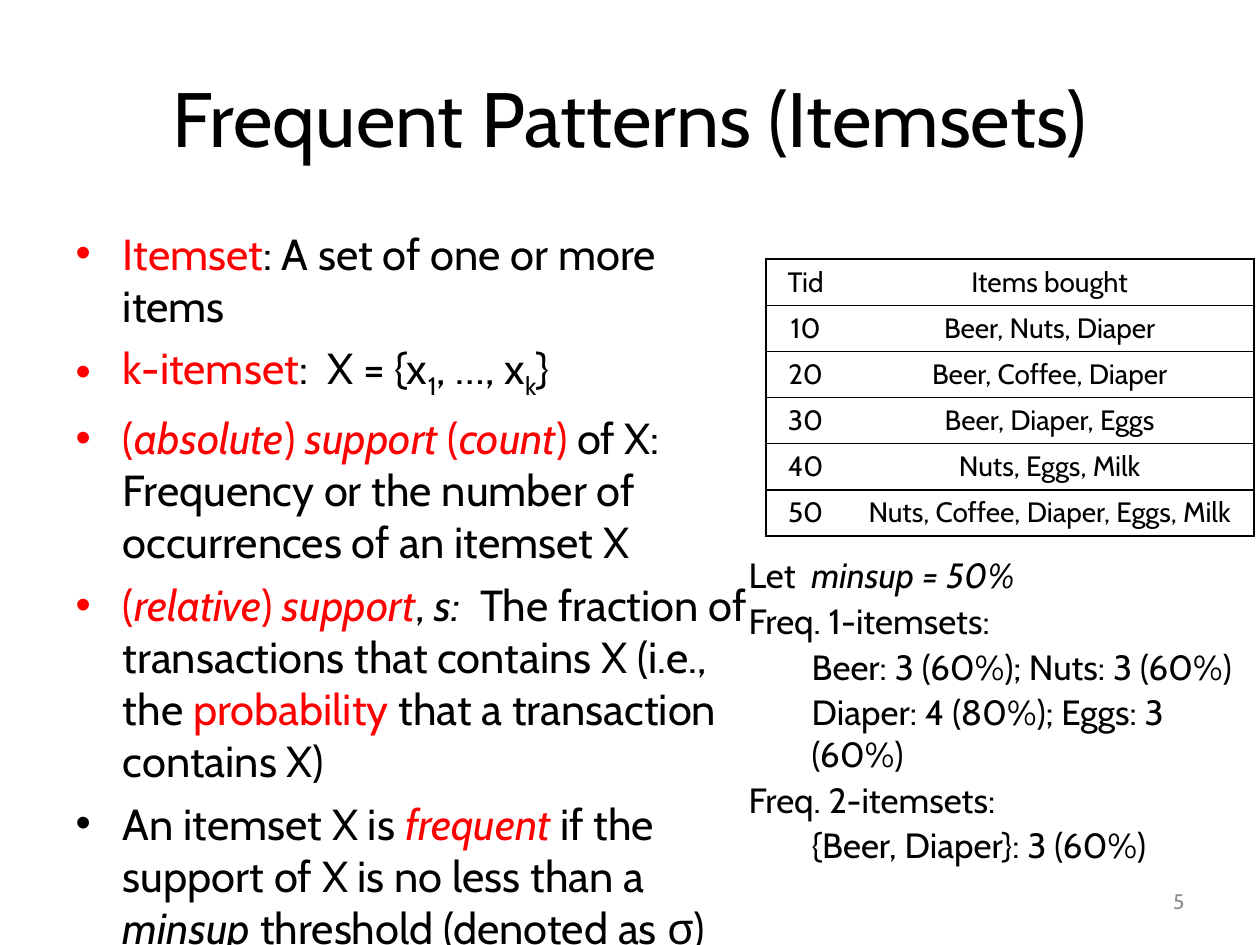
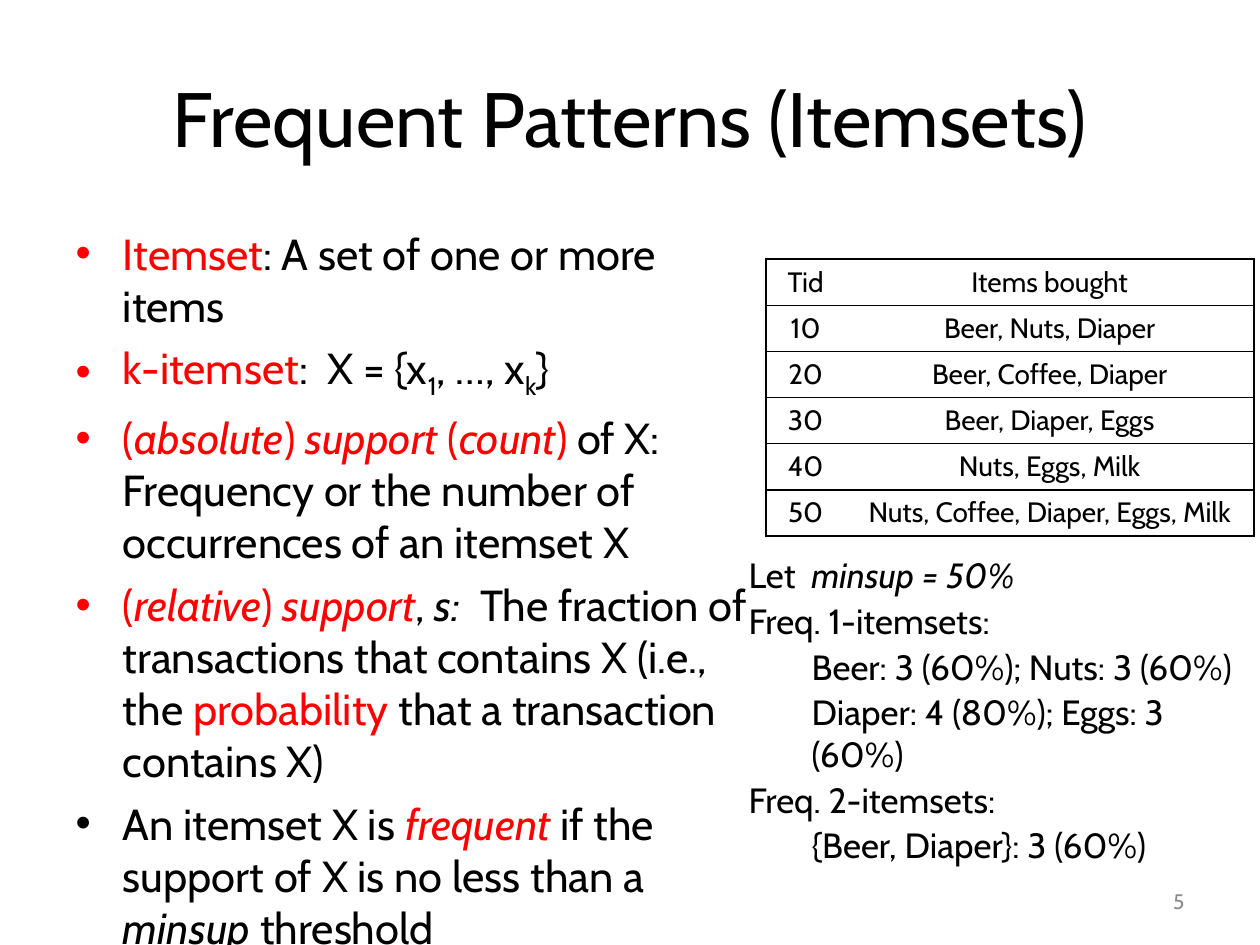
Before and after one commit to mjiang89/mjiang89.github.io, a slide deck: slide 5 of teaching/CS412Summer17-Chapter6.pptx. Drawn at 1260x945 pixels with LibreOffice and Linux fonts; fonts in the diff are those of the drawing. Boxes give left, top, right and bottom in pixels: in the first picture for what was removed or moved away, otherwise in the second. Text is boxed around its words. In the diff, an @@ line names an element or a change of style, - is before the commit and + after.

```diff
--- a/teaching/CS412Summer17-Chapter6.pptx
+++ b/teaching/CS412Summer17-Chapter6.pptx
@@ text at (123,807,654,945): text changed @@
-• An itemset X is frequent if the support of X is no less than a minsup threshold (denoted as σ)
+• An itemset X is frequent if the support of X is no less than a minsup threshold
```
Also in this commit, not shown: 16 other slides changed, 6 slides added, 1 slide removed, 2 other files.
